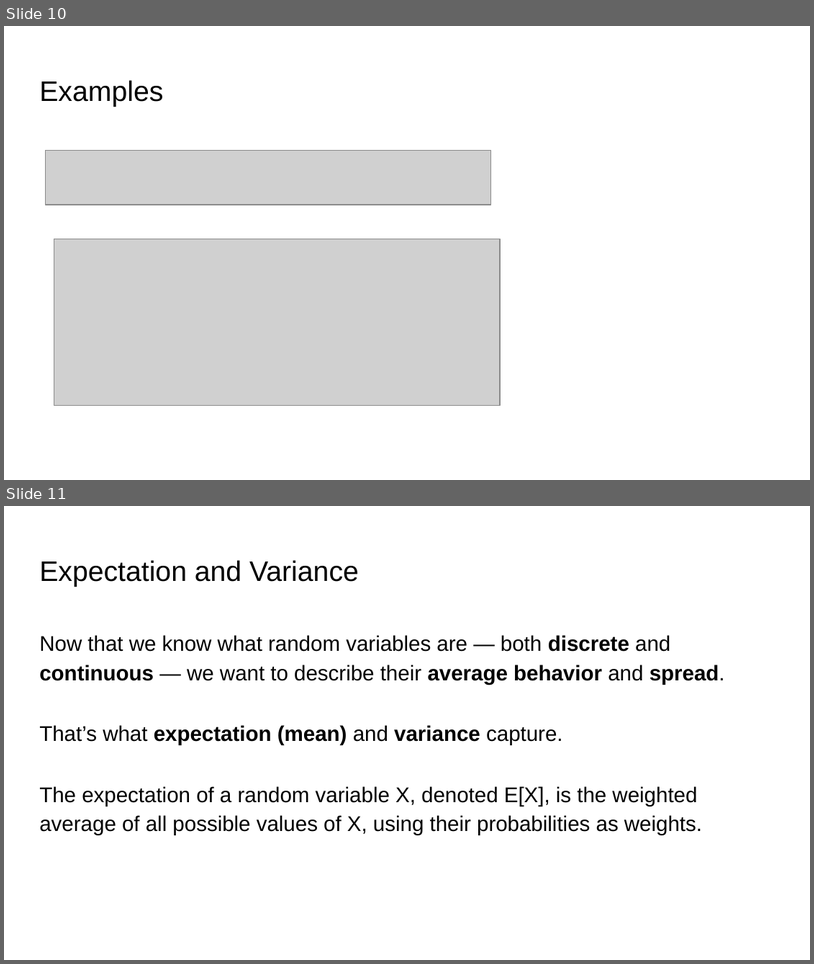
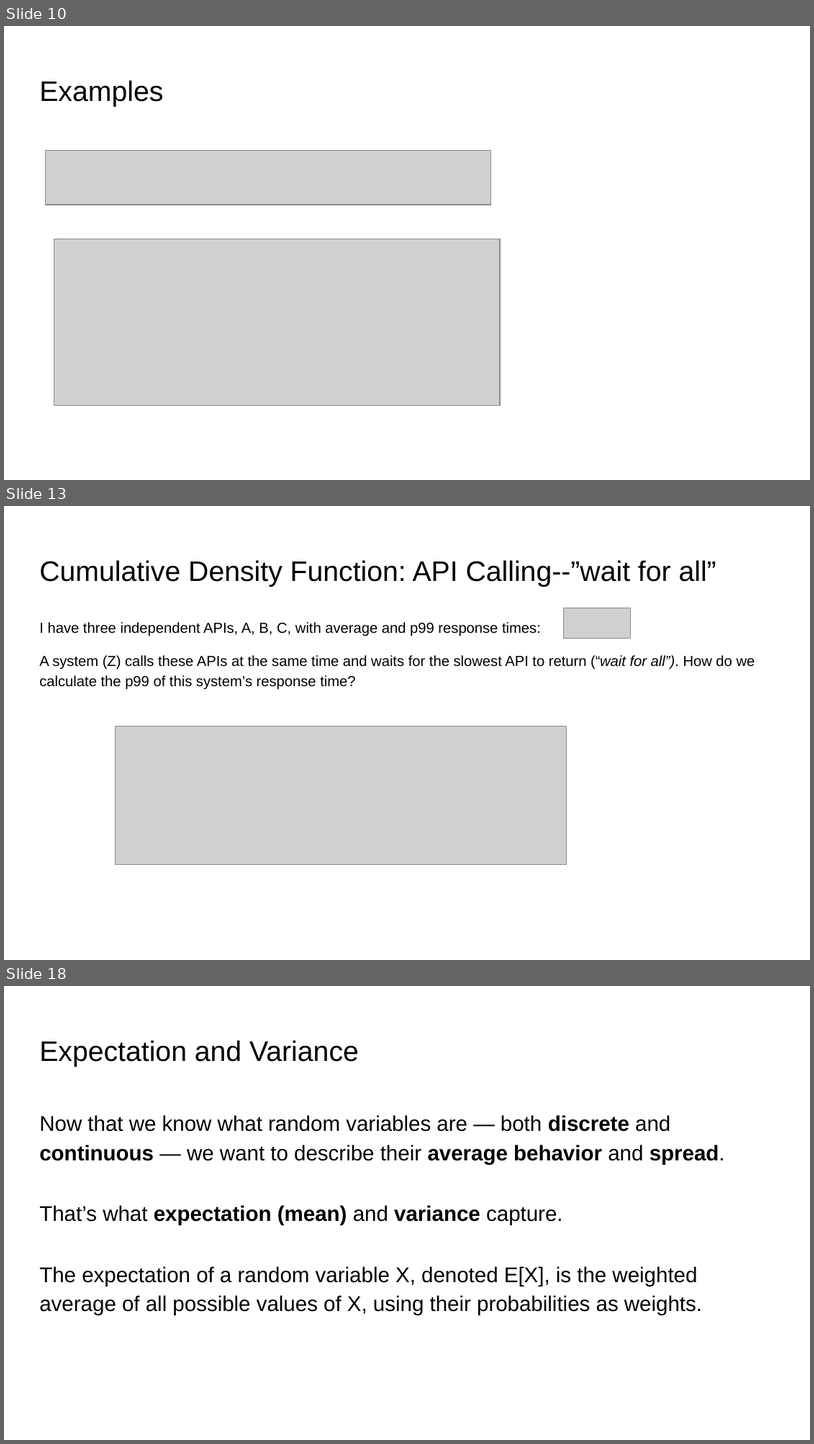
Before and after one commit to ankur6ue/deep-learning-course, a slide deck: Module 1/class_1.6/deep_learning_course_class_1.6.pptx. Shown one above the other, each under a label of ours: slides 10 and 11 before the commit, slides 10, 13 and 18 after it; the slides between them are not shown. The pictures are 814x964 and 814x1444 pixels, drawn with LibreOffice and Linux fonts; fonts in the diff are those of the drawing; grey boxes stand for pictures. Boxes give left, top, right and bottom in pixels: in the first picture for what was removed or moved away, otherwise in the second. Text is boxed around its words. In the diff, an @@ line names an element or a change of style, - is before the commit and + after.

```diff
--- a/Module 1/class_1.6/deep_learning_course_class_1.6.pptx
+++ b/Module 1/class_1.6/deep_learning_course_class_1.6.pptx
@@ slide 13 added at <box>4,506,810,960</box>, background #FFFFFF @@
@@ title added at <box>39,560,717,587</box>, 25.2 pt, text #000000 @@
+Cumulative Density Function: API Calling--”wait for all”
@@ picture added at <box>563,608,630,638</box> @@
@@ text added at <box>39,622,756,690</box>, 13 pt, text #000000 @@
+I have three independent APIs, A, B, C, with average and p99 response times:
+A system (Z) calls these APIs at the same time and waits for the slowest API to return (“wait for all”). How do we calculate the p99 of this system’s response time?
@@ picture added at <box>116,726,567,865</box> @@
@@ what was slide 11 is now slide 18 @@
```
Also in this commit, not shown: 1 slide changed, 6 other slides added, 3 other files.
